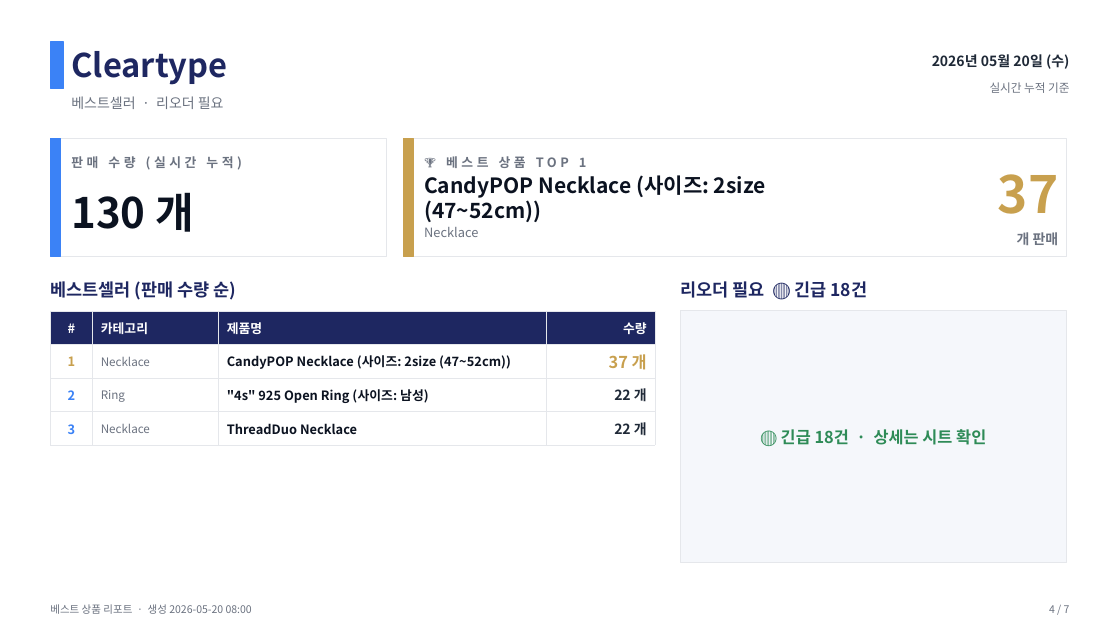
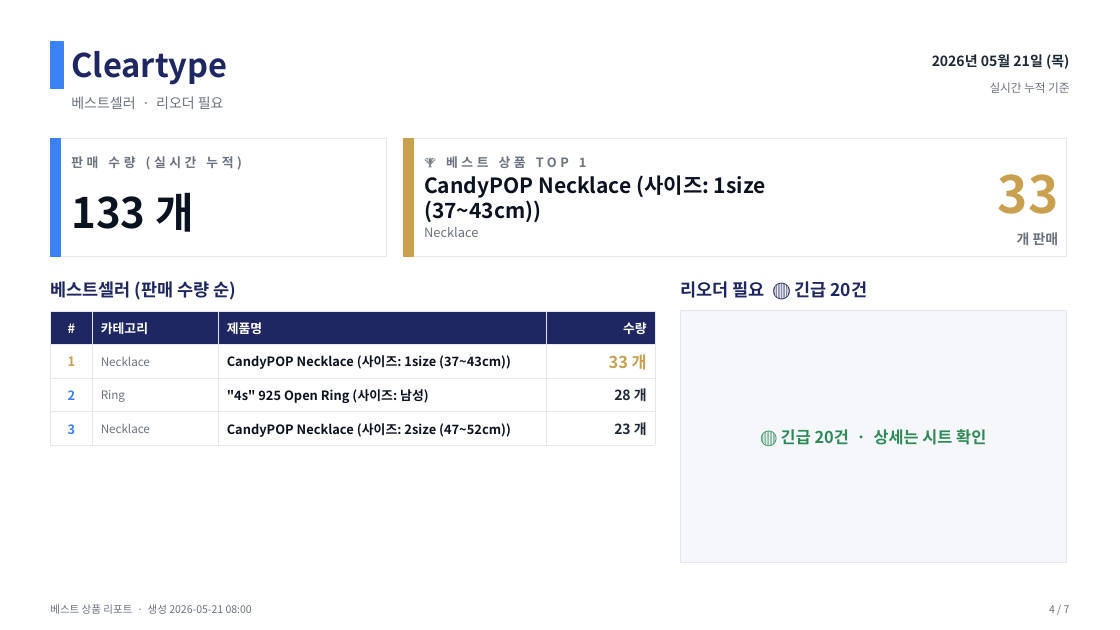
Before and after one commit to j65209/Brightbeed, a slide deck: slide 4 of data/sales-report.pptx. Drawn at 1120x630 pixels with LibreOffice and Linux fonts; fonts in the diff are those of the drawing. Boxes give left, top, right and bottom in pixels: in the first picture for what was removed or moved away, otherwise in the second. Text is boxed around its words. In the diff, an @@ line names an element or a change of style, - is before the commit and + after.

```diff
--- a/data/sales-report.pptx
+++ b/data/sales-report.pptx
@@ text at [932, 54, 1069, 69]: text changed @@
-2026년 05월 20일 (수)
+2026년 05월 21일 (목)
@@ text at [424, 175, 766, 222]: text changed @@
-CandyPOP Necklace (사이즈: 2size (47~52cm))
+CandyPOP Necklace (사이즈: 1size (37~43cm))
@@ text at [998, 174, 1059, 214]: text changed @@
-37
+33
@@ text at [71, 192, 194, 232]: text changed @@
-130 개
+133 개
@@ text at [680, 281, 867, 298]: text changed @@
-리오더 필요 🔴 긴급 18건
+리오더 필요 🔴 긴급 20건
@@ table at [50, 311, 655, 441] @@
-row 2, column 3: CandyPOP Necklace (사이즈: 2size (47~52cm))
+row 2, column 3: CandyPOP Necklace (사이즈: 1size (37~43cm))
-row 2, column 4: 37 개
+row 2, column 4: 33 개
-row 3, column 4: 22 개
+row 3, column 4: 28 개
-row 4, column 3: ThreadDuo Necklace
+row 4, column 3: CandyPOP Necklace (사이즈: 2size (47~52cm))
-row 4, column 4: 22 개
+row 4, column 4: 23 개
@@ text at [781, 429, 986, 445]: text changed @@
-🔴 긴급 18건 · 상세는 시트 확인
+🔴 긴급 20건 · 상세는 시트 확인
@@ text at [50, 604, 252, 614]: text changed @@
-베스트 상품 리포트 · 생성 2026-05-20 08:00
+베스트 상품 리포트 · 생성 2026-05-21 08:00
```
Also in this commit, not shown: 6 other slides changed.
